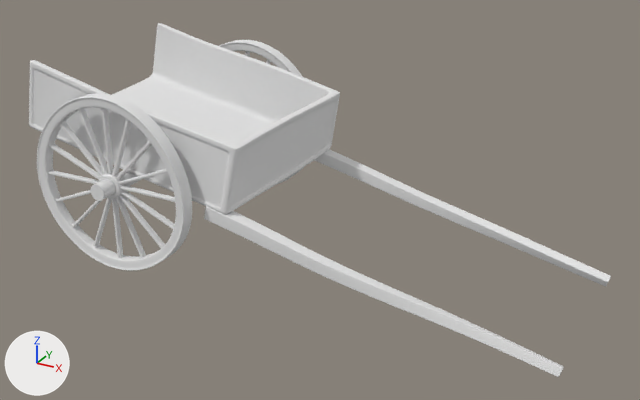
Before and after pictures for a commit that changed the Blender file development/PROPS/Carroca (1).blend.
Camera for both pictures: a 50 mm lens placed at (4.6, -6.32, 3.49), pointed at (1.37, -0.45, 0.56). The lights are fixed; the arrows at lower left show +X, +Y and +Z.

The older version as bpy lines, for what is in view:
```python
ob_cube_005 = bpy.data.objects.new('Cube.005', me_cube_007)
ob_cube_005.location = (0.0, 0.0, 0.0)
ob_cube_005.rotation_euler = (0.0, 0.198, 0.0)  # degrees (0, 11, 0)
ob_cube_006 = bpy.data.objects.new('Cube.006', me_cube_009)
ob_cube_006.parent = ob_cube_005
ob_cube_006.location = (0.925, -1.203, 0.753)
ob_cube_006.scale = (0.108, 0.108, 0.108)
ob_cube_007 = bpy.data.objects.new('Cube.007', me_cube_010)
ob_cube_007.parent = ob_cube_005
ob_cube_007.location = (0.925, 0.359, 0.753)
ob_cube_007.scale = (0.108, -0.108, 0.108)
ob_cylinder_001 = bpy.data.objects.new('Cylinder.001', me_cylinder_002)
ob_cylinder_001.location = (0.126, -1.389, 0.758)
ob_cylinder_001.rotation_euler = (1.571, 0.0, 0.0)  # degrees (90, 0, 0)
ob_cylinder_003 = bpy.data.objects.new('Cylinder.003', me_cylinder_004)
ob_cylinder_003.location = (0.126, 0.622, 0.758)
ob_cylinder_003.rotation_euler = (1.571, 0.0, 0.0)  # degrees (90, 0, 0)
ob_cylinder_004 = bpy.data.objects.new('Cylinder.004', me_cylinder_001)
ob_cylinder_004.location = (-0.01, -1.486, 0.751)
ob_cylinder_004.rotation_euler = (-1.571, 0.331, 0.0)  # degrees (-90, 19, 0)
ob_cylinder_004.scale = (0.0683, 0.0683, 0.0683)
```
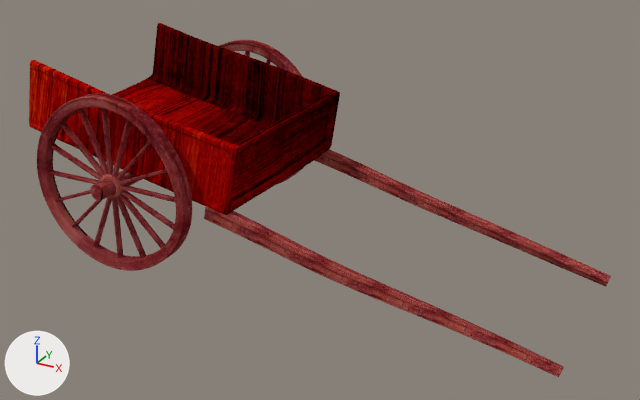
Commit message: Poster e carroca consertada

Pixel boxes [x1, y1, x2, y2] of what changed, in the pictures (640 x 400 px):
'Cube.005', surface changed (grey to red): [29, 23, 340, 214] in both
'Cylinder.001', surface changed (grey to red): [37, 93, 192, 271] in both
'Cube.006', surface changed (white to red): [204, 206, 564, 377] in both
'Cube.007', surface changed (white to red): [314, 149, 611, 287] in both
'Cylinder.003', surface changed (grey to red): [219, 40, 304, 185] in both
'Cylinder.004', surface changed (grey to red): [90, 172, 142, 201] in both

What the commit changed:
Picture 'Carroca.jpg' (img_carroca_jpg) is new.
Picture 'Roda.jpeg' (img_roda_jpeg) is new.
In material 'Material' (mat_material), base_color is no longer (0.8, 0.8, 0.8), white #e7e7e7.
In material 'Material' (mat_material), texture is now set to img_roda_jpeg.
In material 'Carroça' (mat_carroça), base_color is no longer (0.8, 0.8, 0.8), white #e7e7e7.
In material 'Carroça' (mat_carroça), texture is now set to img_carroca_jpg.
